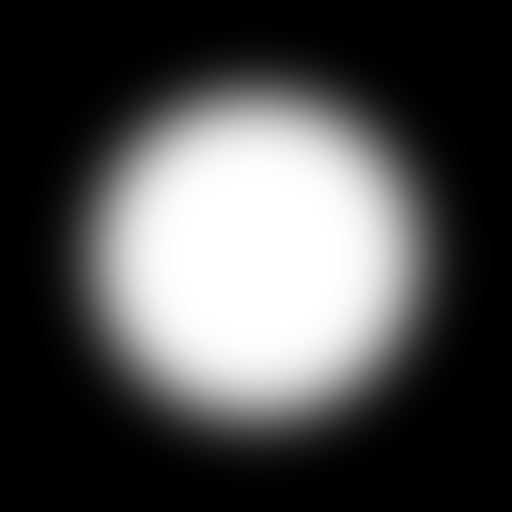
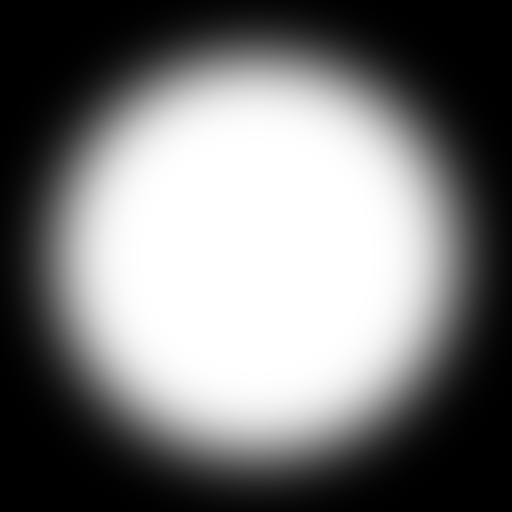
Layered file, before and after one edit (w=512, h=512). Changes by layer:
painted on "Ellipse 1" over [left=0, top=0, right=512, bottom=512]
